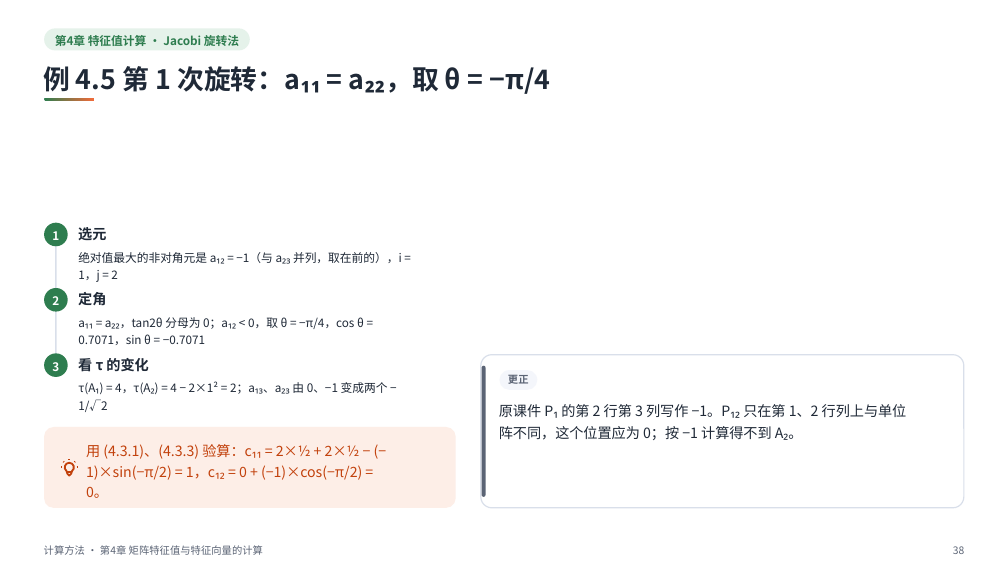
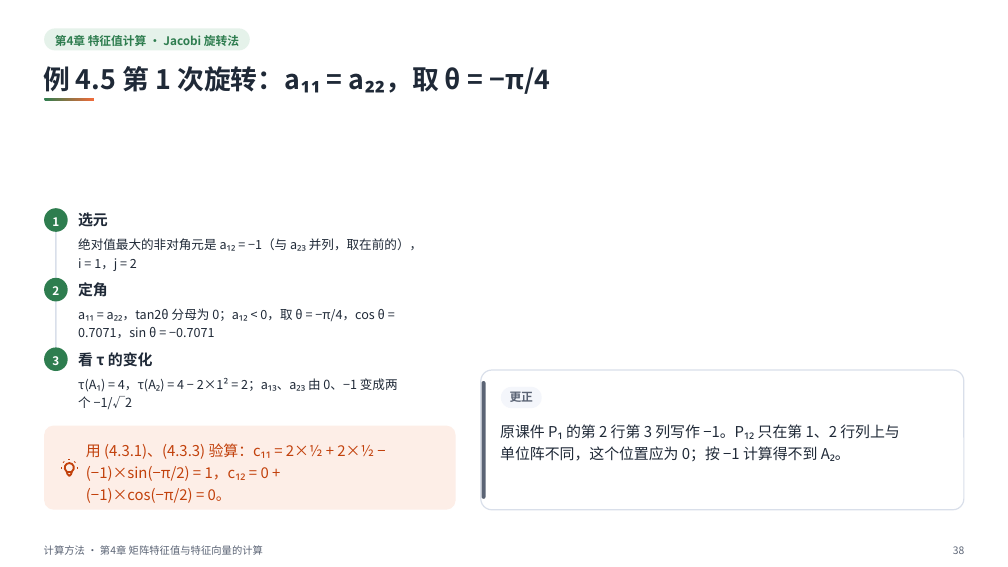
Before and after one commit to sweetcornna/JLU-remake, a slide deck: slide 38 of 大二下/计算方法（by陈广广）/重制版PPT/第4章 矩阵特征值与特征向量的计算（重制版）.pptx. Drawn at 1008x567 pixels with LibreOffice and Linux fonts; fonts in the diff are those of the drawing. Boxes give left, top, right and bottom in pixels: in the first picture for what was removed or moved away, otherwise in the second. Text is boxed around its words. In the diff, an @@ line names an element or a change of style, - is before the commit and + after.

```diff
--- a/大二下/计算方法（by陈广广）/重制版PPT/第4章 矩阵特征值与特征向量的计算（重制版）.pptx
+++ b/大二下/计算方法（by陈广广）/重制版PPT/第4章 矩阵特征值与特征向量的计算（重制版）.pptx
@@ 2 texts, 1 ellipse moved together from (x1=44, y1=223, x2=106, y2=247) to (x1=44, y1=208, x2=108, y2=231) @@
@@ rectangle resized from (x1=55, y1=234, x2=57, y2=365) to (x1=55, y1=220, x2=57, y2=359) @@
@@ size 13.5 to 14.2 pt in 3 elements at (x1=78, y1=350, x2=153, y2=370), (x1=78, y1=282, x2=108, y2=297), (x1=78, y1=212, x2=108, y2=227) @@
@@ text at (x1=78, y1=238, x2=422, y2=271): text changed; size 11.2 to 12 pt @@
-绝对值最大的非对角元是 a₁₂ = −1（与 a₂₃ 并列，取在前的），i =
-1，j = 2
+绝对值最大的非对角元是 a₁₂ = −1（与 a₂₃ 并列，取在前的），
+i = 1，j = 2
@@ 2 texts, 1 ellipse moved together from (x1=44, y1=288, x2=106, y2=312) to (x1=44, y1=278, x2=108, y2=301) @@
@@ text "a₁₁ = a₂₂，tan2θ 分母为 0；a₁₂ ..." moved from (x1=78, y1=317, x2=364, y2=345) to (x1=78, y1=308, x2=385, y2=338) @@
@@ text "a₁₁ = a₂₂，tan2θ 分母为 0；a₁₂ ..." at (x1=78, y1=308, x2=385, y2=338): size 11.2 to 12 pt; line spacing 16.4pt to 17.4pt @@
@@ ellipse moved from (x1=44, y1=353, x2=67, y2=377) to (x1=44, y1=348, x2=67, y2=371) @@
@@ text "3" moved from (x1=52, y1=362, x2=59, y2=371) to (x1=52, y1=356, x2=59, y2=365) @@
@@ text at (x1=78, y1=378, x2=398, y2=409): text changed; size 11.2 to 12 pt @@
-τ(A₁) = 4，τ(A₂) = 4 − 2×1² = 2；a₁₃、a₂₃ 由 0、−1 变成两个 −
-1/√2
+τ(A₁) = 4，τ(A₂) = 4 − 2×1² = 2；a₁₃、a₂₃ 由 0、−1 变成两
+个 −1/√2
@@ rounded rectangle at (x1=481, y1=370, x2=964, y2=510): proportions changed @@
@@ rounded rectangle resized from (x1=481, y1=355, x2=964, y2=508) to (x1=481, y1=370, x2=964, y2=510) @@
@@ rounded rectangle resized from (x1=482, y1=366, x2=485, y2=497) to (x1=482, y1=381, x2=485, y2=499) @@
@@ rounded rectangle moved from (x1=500, y1=371, x2=538, y2=390) to (x1=501, y1=387, x2=541, y2=408) @@
@@ text "更正" moved from (x1=508, y1=375, x2=529, y2=384) to (x1=510, y1=391, x2=533, y2=402) @@
@@ text "更正" at (x1=510, y1=391, x2=533, y2=402): size 9.8 to 11.2 pt @@
@@ rounded rectangle at (x1=44, y1=426, x2=455, y2=510): proportions changed @@
@@ text at (x1=86, y1=443, x2=374, y2=503): text changed; size 13.5 to 14.2 pt @@
-用 (4.3.1)、(4.3.3) 验算：c₁₁ = 2×½ + 2×½ − (−
-1)×sin(−π/2) = 1，c₁₂ = 0 + (−1)×cos(−π/2) =
-0。
+用 (4.3.1)、(4.3.3) 验算：c₁₁ = 2×½ + 2×½ −
+(−1)×sin(−π/2) = 1，c₁₂ = 0 +
+(−1)×cos(−π/2) = 0。
@@ text at (x1=500, y1=424, x2=899, y2=461): text changed; size 13.5 to 14.2 pt @@
-原课件 P₁ 的第 2 行第 3 列写作 −1。P₁₂ 只在第 1、2 行列上与单位
-阵不同，这个位置应为 0；按 −1 计算得不到 A₂。
+原课件 P₁ 的第 2 行第 3 列写作 −1。P₁₂ 只在第 1、2 行列上与
+单位阵不同，这个位置应为 0；按 −1 计算得不到 A₂。
```
Also in this commit, not shown: 36 other slides changed, 21 other files.
